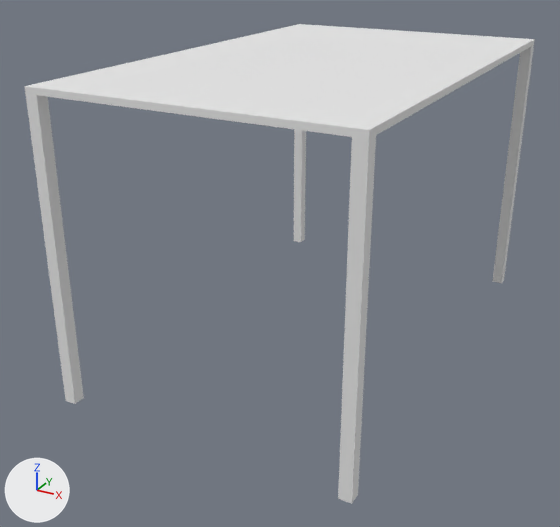
A saved change to the OBJ model assets/Furniture/shelf.obj.
Camera for both pictures: a 50 mm lens placed at (5.48, -11.47, 7.01), pointed at (-0.5, -0.59, 1.57). The axes (+X, +Y, +Z) are drawn at lower left. The lights are the same throughout. Where no turn or scale is listed for an object, it has been applied to the vertices. Vertices at the same position are counted once.

The older version as bpy lines, for what is in view:
```python
me_untitled = bpy.data.meshes.new('Untitled')
me_untitled.from_pydata(...)  # 32 vertices, 60 faces; spans x -2.6..2.4, y -3.9..4.1, z 0.0..5.0
me_untitled.materials.append(mat_palette)  # white #e7e7e7
# before: 0 (-2.6, -3.9, 0.0) at pixel (65, 400), 1 (-2.6, -3.7, 0.0), 16 (-2.4, -3.9, 0.0) at pixel (75, 404), 17 (-2.4, -3.7, 0.0) at pixel (83, 398)
# before: 2 (-2.6, 3.9, 0.0) at pixel (293, 240), 3 (-2.6, 4.1, 0.0), 18 (-2.4, 3.9, 0.0) at pixel (300, 242), 19 (-2.4, 4.1, 0.0) at pixel (304, 239)
# before: 8 (2.2, -3.9, 0.0) at pixel (338, 498), 9 (2.2, -3.7, 0.0), 24 (2.4, -3.9, 0.0) at pixel (351, 503), 25 (2.4, -3.7, 0.0) at pixel (358, 494)
# before: 10 (2.2, 3.9, 0.0) at pixel (492, 281), 11 (2.2, 4.1, 0.0), 26 (2.4, 3.9, 0.0) at pixel (501, 283), 27 (2.4, 4.1, 0.0) at pixel (504, 279)
ob_untitled = bpy.data.objects.new('Untitled', me_untitled)
ob_untitled.location = (0.0, 0.0, 0.0)
```
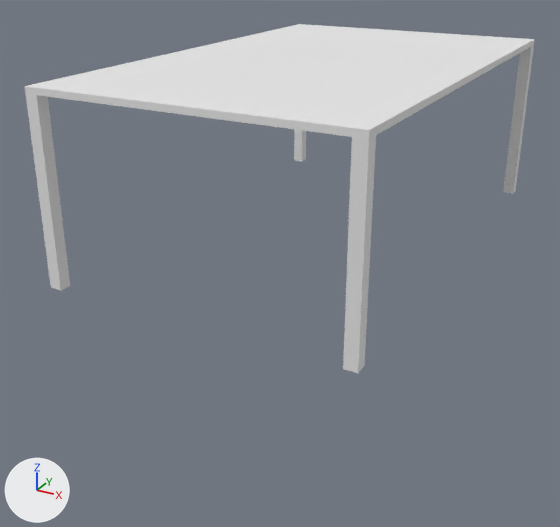
What differs and where, as boxes (x1, y1, x2, y2) in the pictures (560 x 527 px; the box of a moved part takes in the faces that stretch with it):
'Untitled', reshaped (27% shorter)
    before: (25, 24, 535, 504)
    after: (25, 24, 535, 373)
part 1 of me_untitled, moved or reshaped
    before: (25, 87, 84, 404)
    after: (25, 87, 70, 291)
part 2 of me_untitled, moved or reshaped
    before: (294, 129, 306, 242)
    after: (294, 129, 306, 161)
part 3 of me_untitled, moved or reshaped
    before: (338, 130, 376, 504)
    after: (343, 130, 376, 373)
part 4 of me_untitled, moved or reshaped
    before: (492, 40, 535, 283)
    after: (503, 40, 535, 194)

The change, as a list of edits to the scene's bpy script:
```text
Change me_untitled:
    where me_untitled.from_pydata(...)  # 32 vertices, 60 faces; spans x -2.6..2.4, y -3.9..4.1, z 0.0..5.0
    used by ob_untitled; location = (0.0, 0.0, 0.0)
    me_untitled part 1
    add for i in [0, 1, 16, 17]: me_untitled.vertices[i].co += Vector((0.0, 0.0, 2.0))
    me_untitled part 2
    add for i in [2, 3, 18, 19]: me_untitled.vertices[i].co += Vector((0.0, 0.0, 2.0))
    me_untitled part 3
    add for i in [8, 9, 24, 25]: me_untitled.vertices[i].co += Vector((0.0, 0.0, 2.0))
    me_untitled part 4
    add for i in [10, 11, 26, 27]: me_untitled.vertices[i].co += Vector((0.0, 0.0, 2.0))
```
